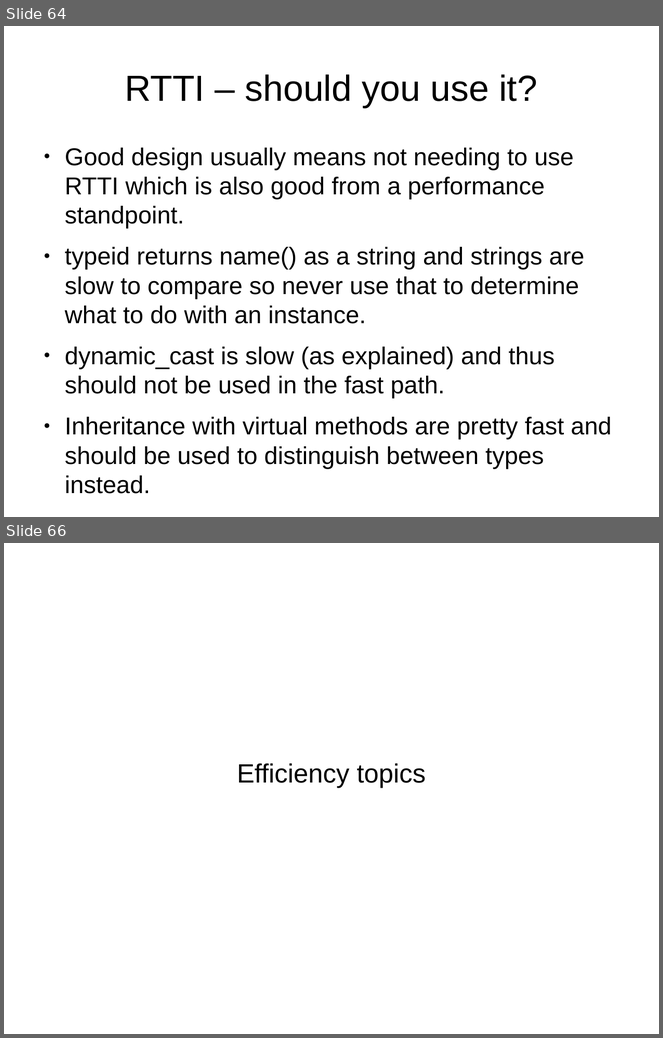
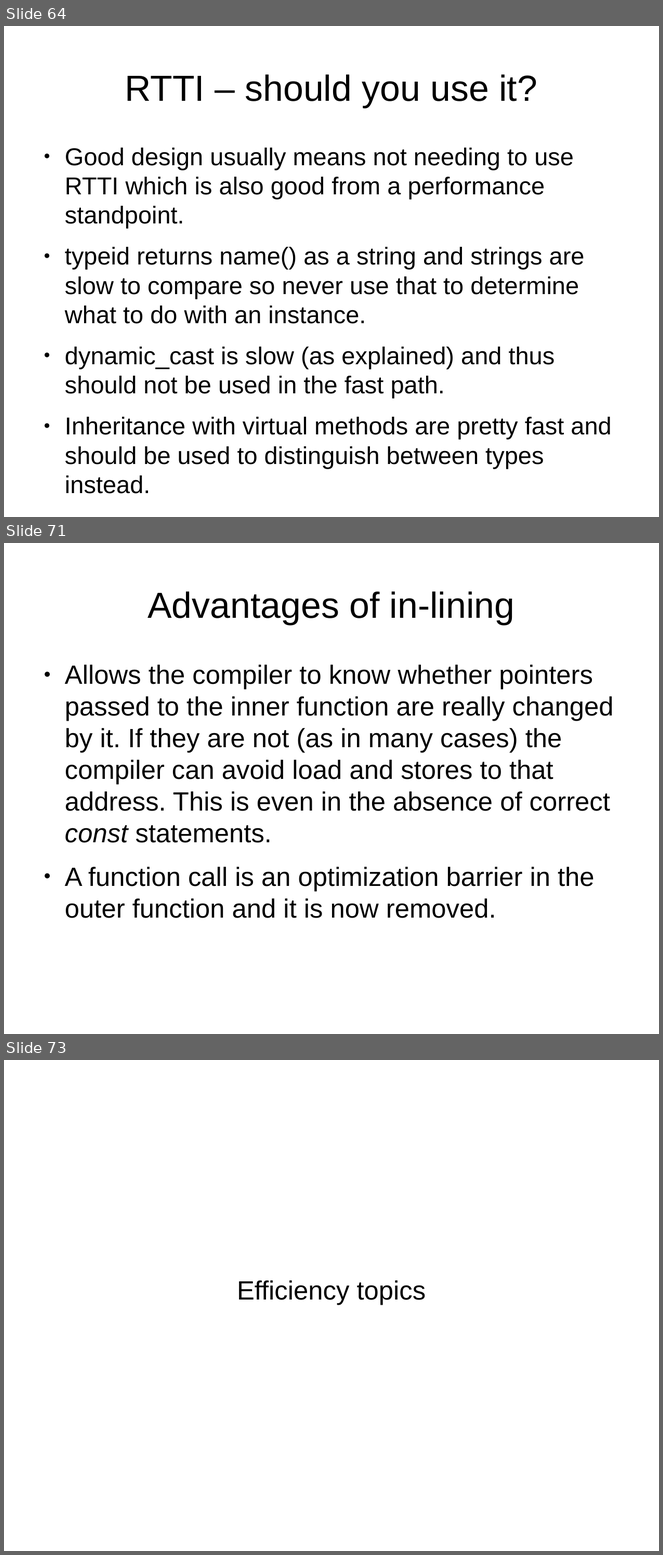
Before and after one commit to veltzer/demos, a slide deck: cpp/multi_core/effective_cplusplus.odp. Shown one above the other, each under a label of ours: slides 64 and 66 before the commit, slides 64, 71 and 73 after it; the slides between them are not shown. The pictures are 663x1038 and 663x1555 pixels, drawn with LibreOffice and Linux fonts; fonts in the diff are those of the drawing. Boxes give left, top, right and bottom in pixels: in the first picture for what was removed or moved away, otherwise in the second. Text is boxed around its words. In the diff, an @@ line names an element or a change of style, - is before the commit and + after.

```diff
--- a/cpp/multi_core/effective_cplusplus.odp
+++ b/cpp/multi_core/effective_cplusplus.odp
@@ slide 71 added at bbox=[4, 543, 659, 1034], background #FFFFFF @@
@@ title added at bbox=[148, 591, 515, 625], 44 pt, text #000000 @@
+Advantages of in-lining
@@ text added at bbox=[65, 665, 614, 918], 32 pt, text #000000 @@
+● Allows the compiler to know whether pointers passed to the inner function are really changed by it. If they are not (as in many cases) the compiler can avoid load and stores to that address. This is even in the absence of correct const statements.
+● A function call is an optimization barrier in the outer function and it is now removed.
@@ what was slide 66 is now slide 73 @@
```
Also in this commit, not shown: 2 slides changed, 6 other slides added, 3 other files.
